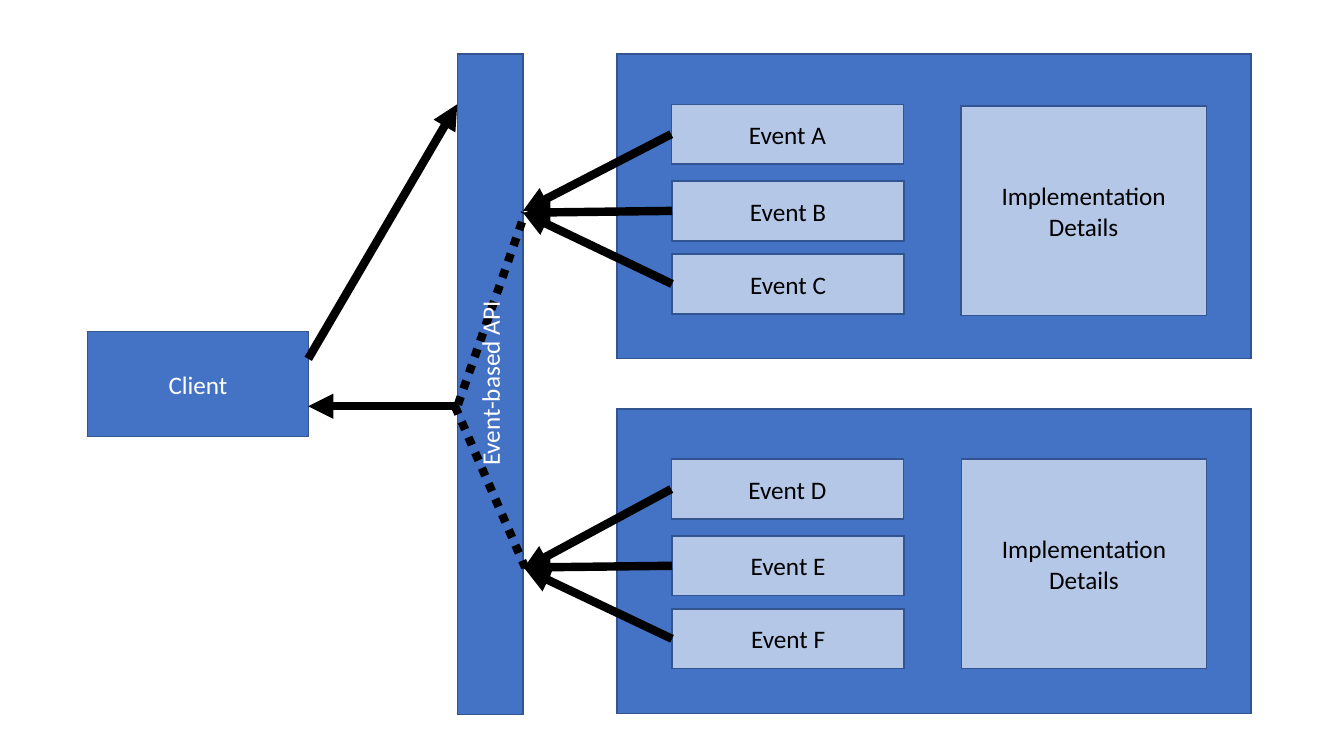
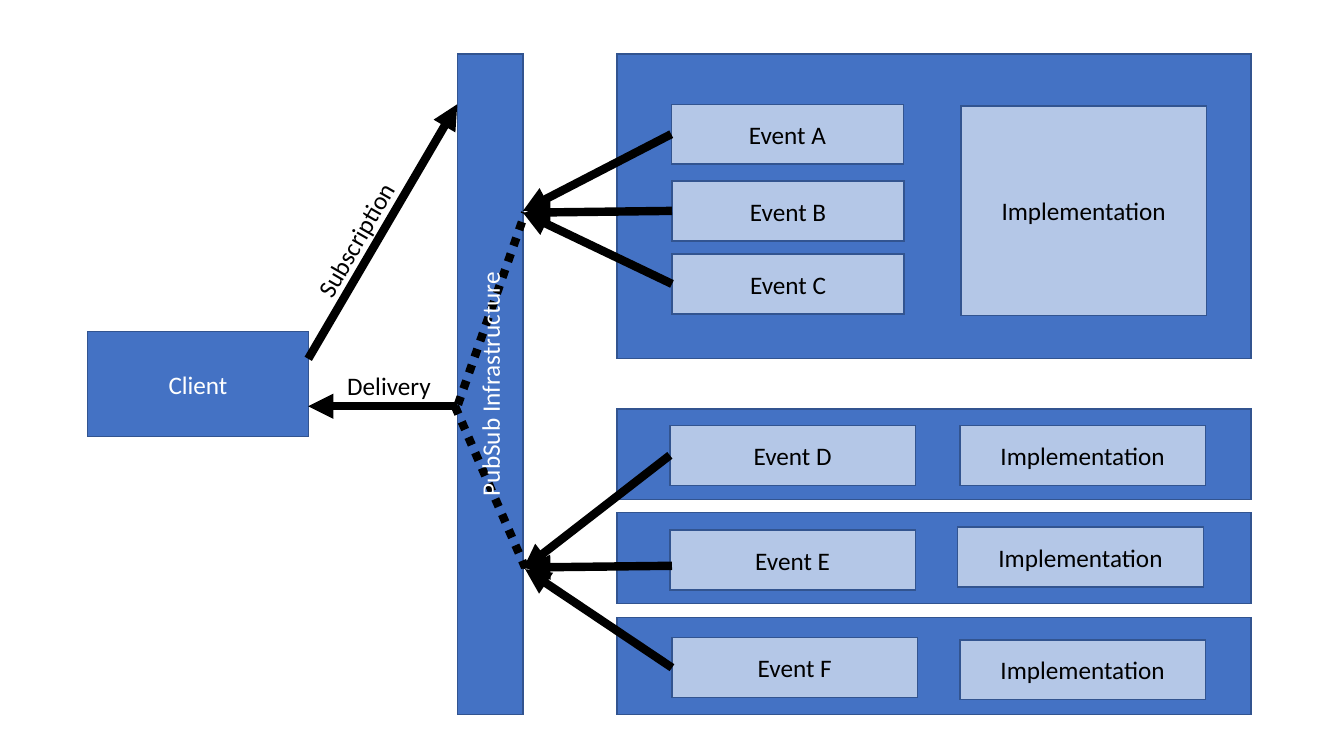
Before and after one commit to dret/lectures, a slide deck: slide 5 of modules/img/api-styles.pptx. Drawn at 1344x756 pixels with LibreOffice and Linux fonts; fonts in the diff are those of the drawing. Boxes give left, top, right and bottom in pixels: in the first picture for what was removed or moved away, otherwise in the second. Text is boxed around its words. In the diff, an @@ line names an element or a change of style, - is before the commit and + after.

```diff
--- a/modules/img/api-styles.pptx
+++ b/modules/img/api-styles.pptx
@@ text added at bbox=[302, 165, 411, 313], 18 pt, text #000000 @@
+Subscription
@@ text in rectangle at bbox=[1049, 218, 1118, 236]: paragraph removed @@
-Details
@@ text at bbox=[476, 286, 507, 494]: text changed @@
-Event-based API
+PubSub Infrastructure
@@ text added at bbox=[347, 377, 430, 399], 18 pt, text #000000 @@
+Delivery
@@ rectangle added at bbox=[617, 409, 1251, 500], fill #4472C4, outline #325491 1 pt @@
@@ rectangle "Event D": place and size @@
-rectangle "Event D" at bbox=[671, 460, 903, 519]
+rectangle "Event D" at bbox=[670, 425, 917, 485]
@@ rectangle added at bbox=[960, 425, 1206, 485], fill #B4C7E7, outline #325491 1 pt, 18 pt, text #000000 @@
+Implementation
@@ arrow moved from (523, 570) - (671, 489) to (523, 570) - (670, 456) @@
@@ rectangle: place and size @@
-rectangle at bbox=[617, 409, 1251, 714]
+rectangle at bbox=[617, 513, 1251, 604]
@@ rectangle "Event E": place and size @@
-rectangle "Event E" at bbox=[673, 536, 904, 596]
+rectangle "Event E" at bbox=[670, 530, 917, 590]
@@ rectangle "Implementation": place and size @@
-rectangle "Implementation" at bbox=[962, 460, 1208, 669]
+rectangle "Implementation" at bbox=[958, 527, 1204, 587]
@@ arrow moved from (525, 570) - (673, 639) to (525, 570) - (673, 667) @@
@@ text in rectangle at bbox=[1049, 571, 1118, 589]: paragraph removed @@
-Details
@@ rectangle added at bbox=[617, 618, 1251, 715], fill #4472C4, outline #325491 1 pt @@
@@ rectangle "Event F": place and size @@
-rectangle "Event F" at bbox=[673, 609, 904, 668]
+rectangle "Event F" at bbox=[673, 638, 919, 698]
@@ rectangle added at bbox=[960, 640, 1206, 700], fill #B4C7E7, outline #325491 1 pt, 18 pt, text #000000 @@
+Implementation
```
Also in this commit, not shown: 2 other slides changed, 10 other files.
